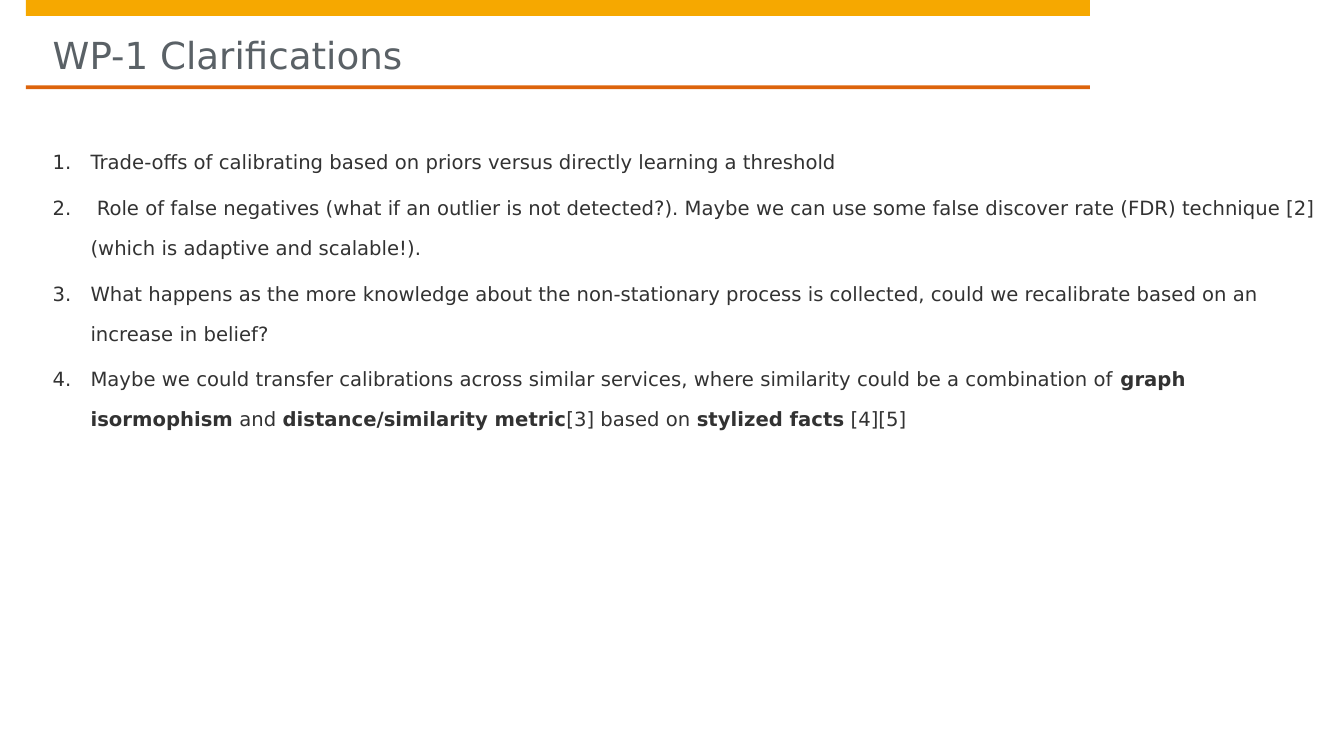
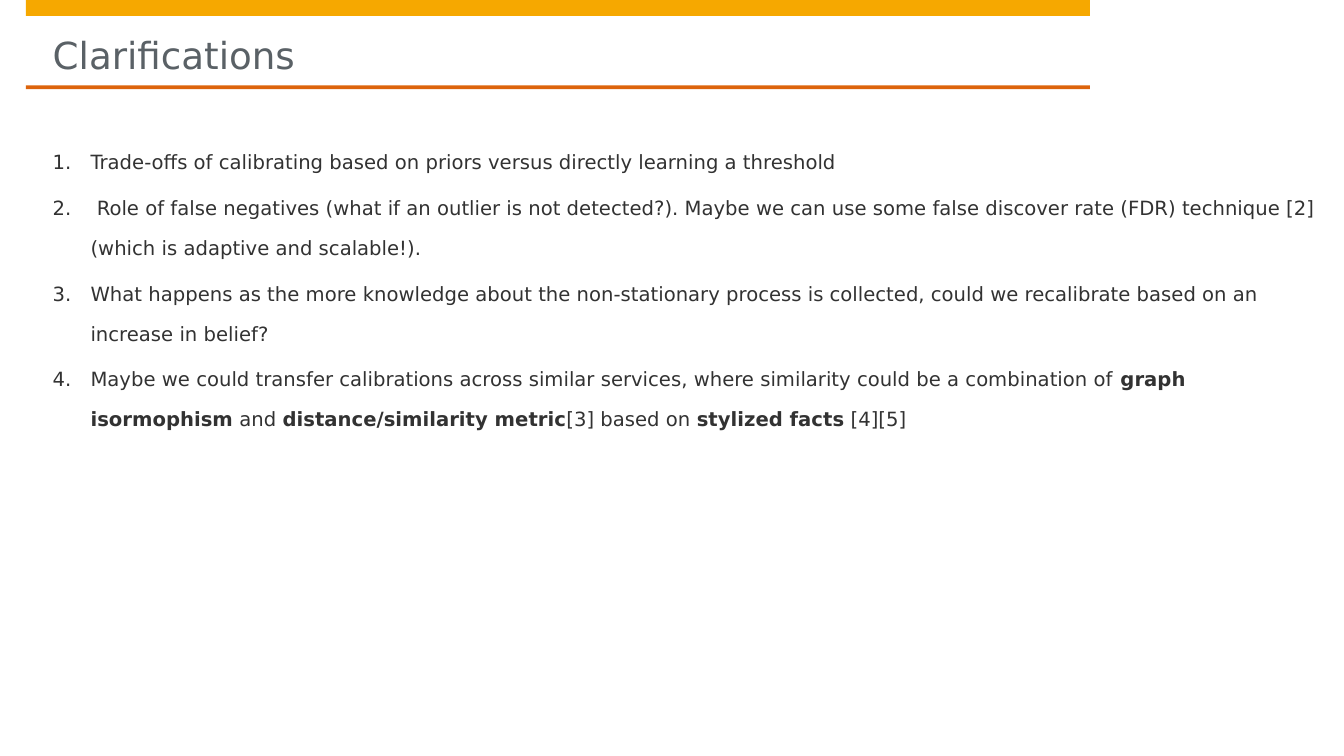
Before and after one commit to hpi-sam/Spatio-Temporal-Graphs, a slide deck: slide 13 of project scope/0. Project Scope.pptx (slide 10 before the commit). Drawn at 1344x756 pixels with LibreOffice and Linux fonts; fonts in the diff are those of the drawing; background and template pictures are left out. Boxes give left, top, right and bottom in pixels: in the first picture for what was removed or moved away, otherwise in the second. Text is boxed around its words. In the diff, an @@ line names an element or a change of style, - is before the commit and + after.

```diff
--- a/project scope/0. Project Scope.pptx
+++ b/project scope/0. Project Scope.pptx
@@ title at <box>53,40,295,70</box>: text changed @@
-WP-1 Clarifications
+Clarifications
```
Also in this commit, not shown: 4 other slides changed, 3 slides added.
